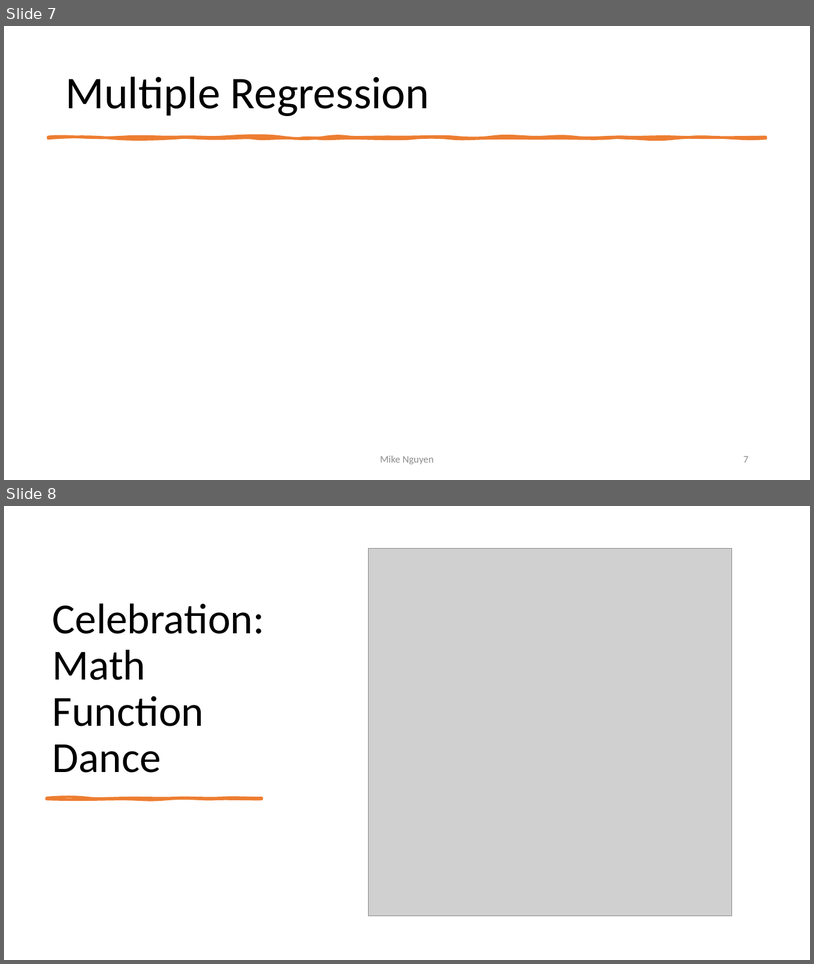
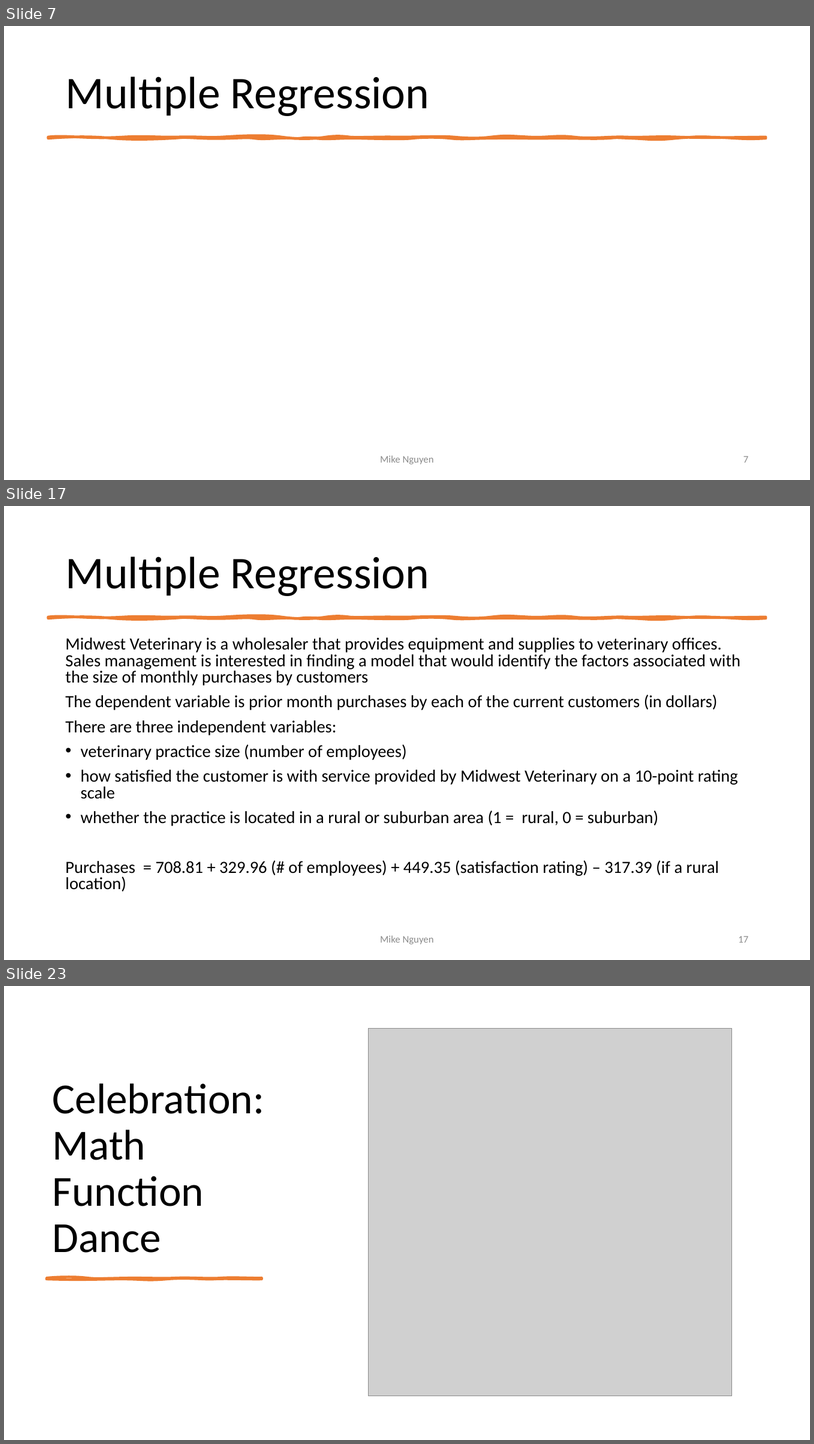
Before and after one commit to mikenguyen13/mar4050, a slide deck: lectures/12/1_multiple_regression.pptx. Shown one above the other, each under a label of ours: slides 7 and 8 before the commit, slides 7, 17 and 23 after it; the slides between them are not shown. The pictures are 814x964 and 814x1444 pixels, drawn with LibreOffice and Linux fonts; fonts in the diff are those of the drawing; grey boxes stand for pictures. Boxes give left, top, right and bottom in pixels: in the first picture for what was removed or moved away, otherwise in the second. Text is boxed around its words. In the diff, an @@ line names an element or a change of style, - is before the commit and + after.

```diff
--- a/lectures/12/1_multiple_regression.pptx
+++ b/lectures/12/1_multiple_regression.pptx
@@ slide 17 added at box(4, 506, 810, 960), background #FFFFFF @@
@@ title added at box(65, 556, 430, 596), 54 pt, text #000000 @@
+Multiple Regression
@@ freeform shape added at box(48, 617, 766, 618), fill #ED7D31, outline #ED7D31 3.25 pt @@
@@ text added at box(65, 637, 741, 891), 20.4 pt, text #000000 @@
+Midwest Veterinary is a wholesaler that provides equipment and supplies to veterinary offices. Sales management is interested in finding a model that would identify the factors associated with the size of monthly purchases by customers
+The dependent variable is prior month purchases by each of the current customers (in dollars)
+There are three independent variables:
+• veterinary practice size (number of employees)
+• how satisfied the customer is with service provided by Midwest Veterinary on a 10-point rating scale
+• whether the practice is located in a rural or suburban area (1 = rural, 0 = suburban)
+Purchases = 708.81 + 329.96 (# of employees) + 449.35 (satisfaction rating) – 317.39 (if a rural location)
@@ text added at box(380, 935, 434, 944), 12 pt, text #8C8C8C @@
+Mike Nguyen
@@ page number added at box(738, 936, 749, 942), 12 pt, text #8C8C8C @@
+17
@@ what was slide 8 is now slide 23 @@
```
Also in this commit, not shown: 1 slide changed, 16 other slides added, 7 other files.
